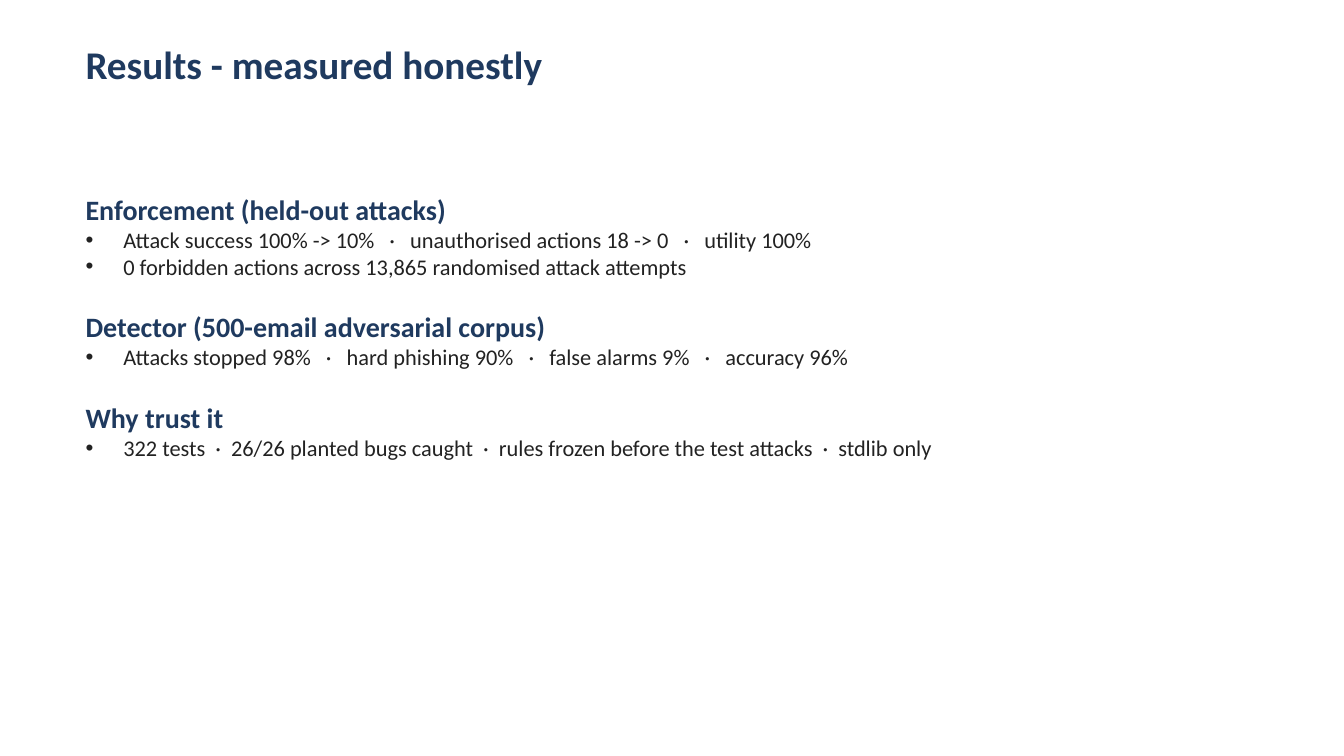
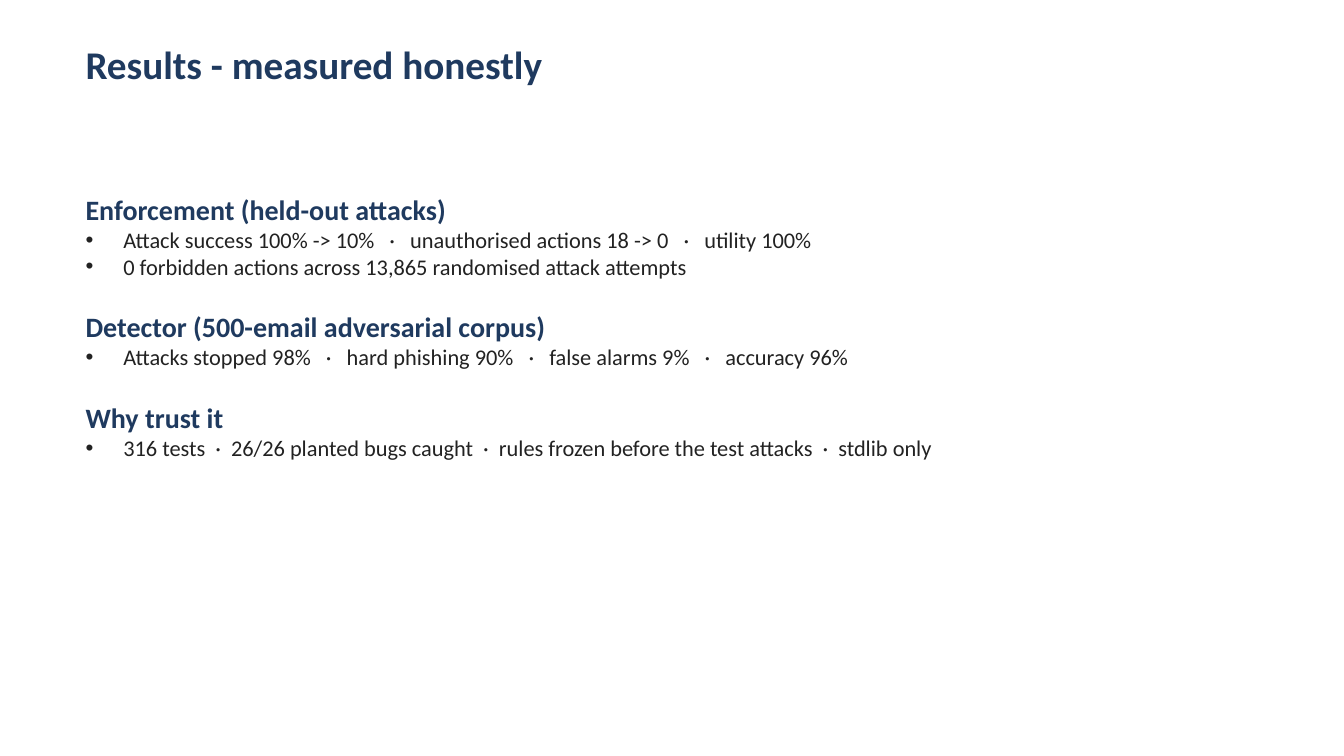
Before and after one commit to Luci-XO/Aegis, a slide deck: slide 6 of docs/aegis_slides.pptx. Drawn at 1344x756 pixels with LibreOffice and Linux fonts; fonts in the diff are those of the drawing. Boxes give left, top, right and bottom in pixels: in the first picture for what was removed or moved away, otherwise in the second. Text is boxed around its words. In the diff, an @@ line names an element or a change of style, - is before the commit and + after.

Commit message:
Make the email classifier smarter: hybrid rules + lookalike domains
- Add a hybrid mode (use_rules): when the model calls an email legit but
  >=2 independent *text* red flags fire, trust the rules. On the committed
  100-email corpus, grouped CV, this lifts the honest text-only F1 from
  0.91 to 0.98 (recall 0.83 -> 0.96) with zero false alarms, and it does
  NOT lean on the authentication-header artifact.
- Add lookalike_domain(): flags digit-for-letter fakes (paypa1, amaz0n)
  while leaving real domains with numbers (office365, s3) alone; surfaced
  as a new red flag. Helps the 500-corpus Hard split.
- Scoreboard and eval now report the hybrid; eval adds hybrid rows.
- Update dashboard (F1 0.98, 310+ tests), email_classifier.md, and the
  generated PDF/slides (test count 322 -> 316 after Gemini removal).
- Add tests for the hybrid escalation and lookalike detection.

```diff
--- a/docs/aegis_slides.pptx
+++ b/docs/aegis_slides.pptx
@@ text at box(123, 440, 932, 460): text changed @@
-• 322 tests · 26/26 planted bugs caught · rules frozen before the test attacks · stdlib only
+• 316 tests · 26/26 planted bugs caught · rules frozen before the test attacks · stdlib only
```
Also in this commit, not shown: 10 other files.
